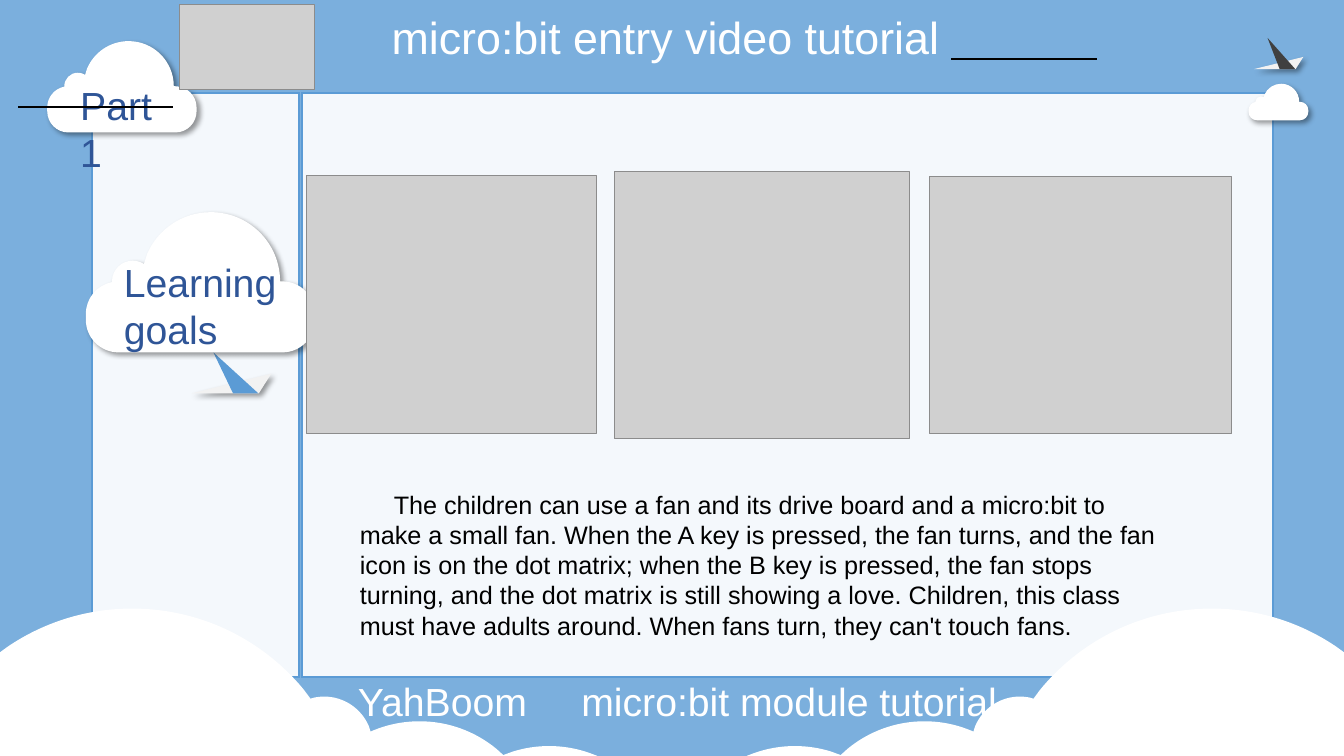
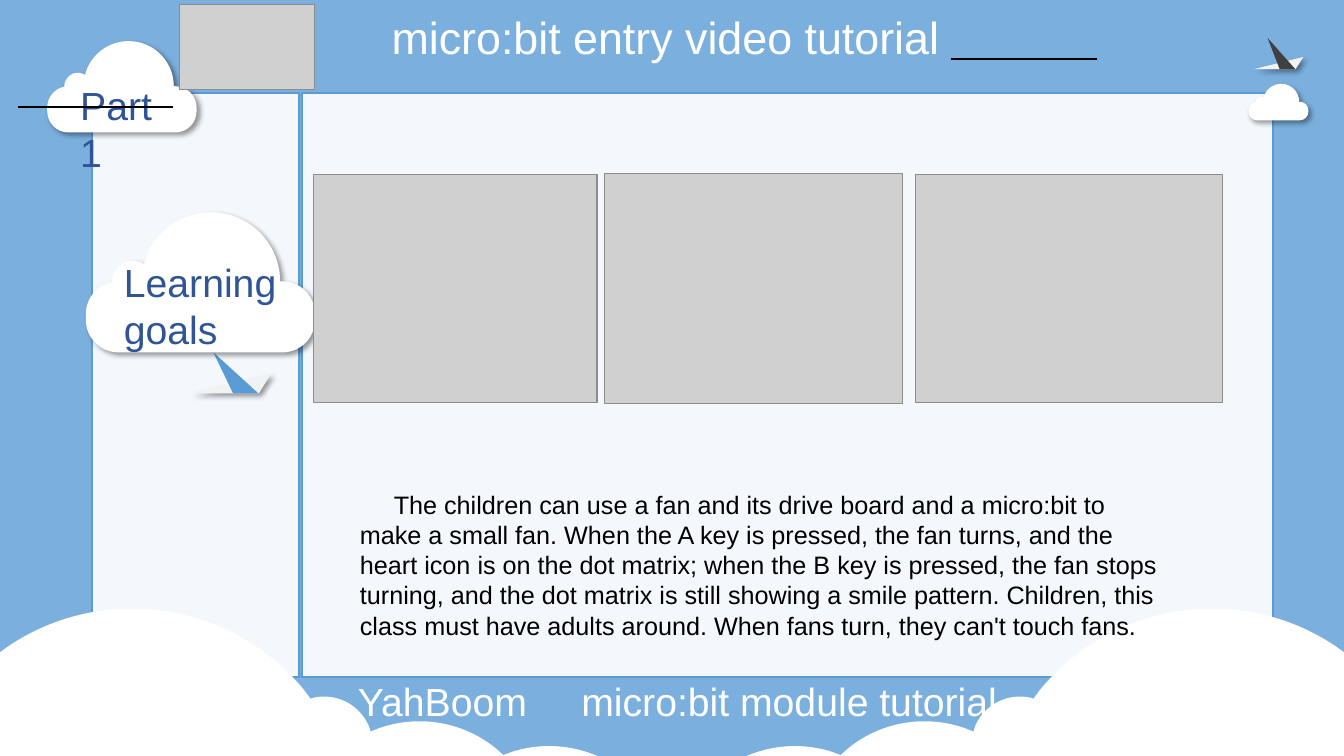
Before and after one commit to YahboomTechnology/Micro-bit-starter-kit, a slide deck: slide 3 of 2.Sensor lesson/Lesson 13 DIY fan/Lesson 13 DIY fan.pptx. Drawn at 1344x756 pixels with LibreOffice and Linux fonts; fonts in the diff are those of the drawing; grey boxes stand for pictures; background and template pictures are left out. Boxes give left, top, right and bottom in pixels: in the first picture for what was removed or moved away, otherwise in the second. Text is boxed around its words. In the diff, an @@ line names an element or a change of style, - is before the commit and + after.

Commit message:
update fan pattern

```diff
--- a/2.Sensor lesson/Lesson 13 DIY fan/Lesson 13 DIY fan.pptx
+++ b/2.Sensor lesson/Lesson 13 DIY fan/Lesson 13 DIY fan.pptx
@@ picture resized from (x1=307, y1=175, x2=597, y2=434) to (x1=314, y1=174, x2=597, y2=402) @@
@@ picture resized from (x1=614, y1=171, x2=909, y2=439) to (x1=604, y1=173, x2=902, y2=403) @@
@@ picture resized from (x1=930, y1=176, x2=1232, y2=434) to (x1=915, y1=174, x2=1223, y2=403) @@
@@ text at (x1=360, y1=495, x2=1156, y2=640): text changed @@
-The children can use a fan and its drive board and a micro:bit to make a small fan. When the A key is pressed, the fan turns, and the fan icon is on the dot matrix; when the B key is pressed, the fan stops turning, and the dot matrix is still showing a love. Children, this class must have adults around. When fans turn, they can't touch fans.
+The children can use a fan and its drive board and a micro:bit to make a small fan. When the A key is pressed, the fan turns, and the heart icon is on the dot matrix; when the B key is pressed, the fan stops turning, and the dot matrix is still showing a smile pattern. Children, this class must have adults around. When fans turn, they can't touch fans.
```
Also in this commit, not shown: 1 other slide changed, 1 other file.
